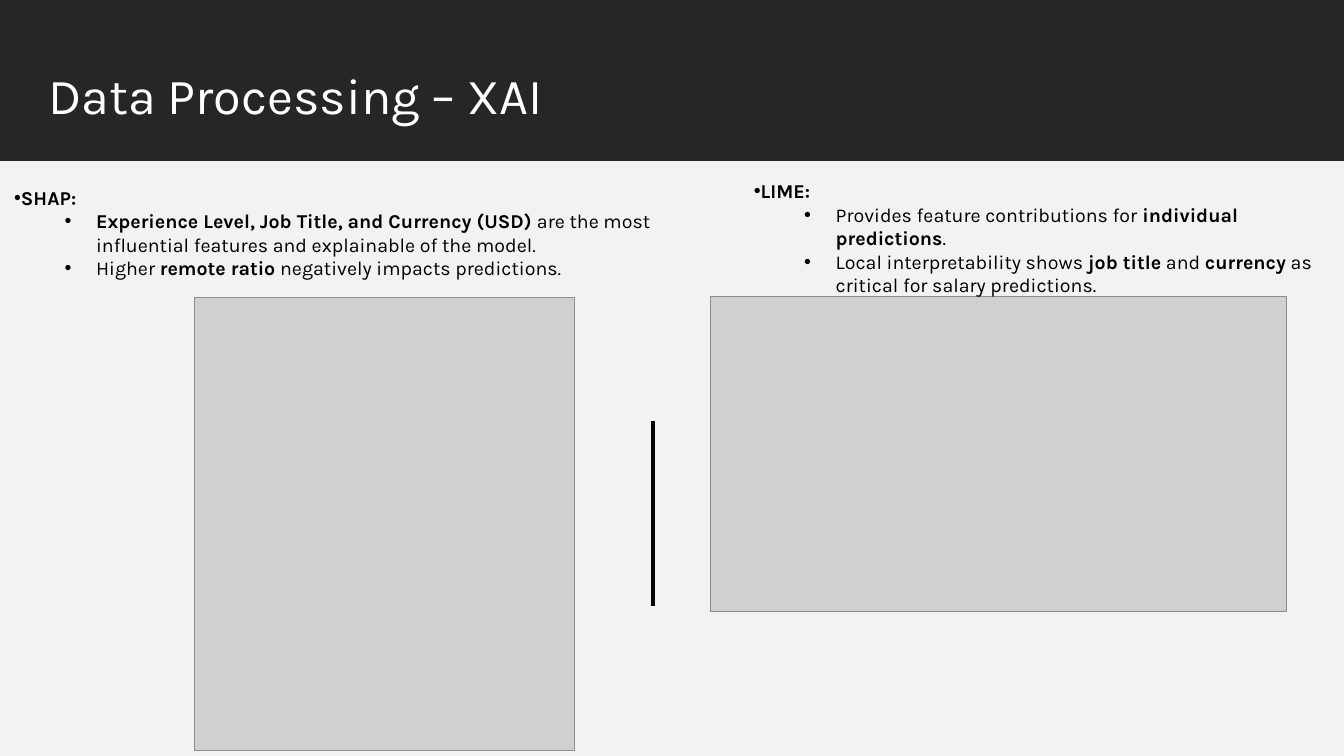
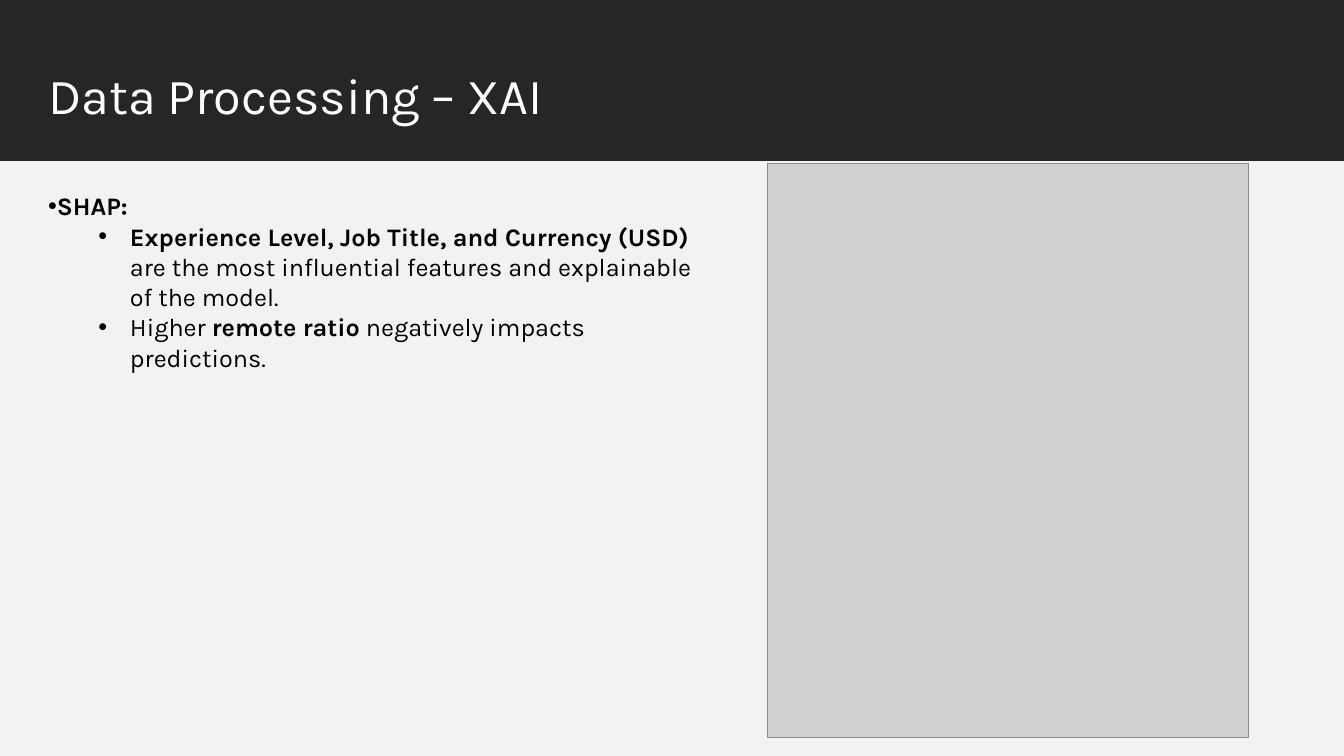
Before and after one commit to isnotJack/AI-project, a slide deck: slide 28 of slide.pptx (slide 19 before the commit). Drawn at 1344x756 pixels with LibreOffice and Linux fonts; fonts in the diff are those of the drawing; grey boxes stand for pictures. Boxes give left, top, right and bottom in pixels: in the first picture for what was removed or moved away, otherwise in the second. Text is boxed around its words. In the diff, an @@ line names an element or a change of style, - is before the commit and + after.

```diff
--- a/slide.pptx
+++ b/slide.pptx
@@ picture: place and size @@
-picture at [195, 297, 575, 750]
+picture at [767, 163, 1249, 737]
@@ text "SHAP:": place and size @@
-text "SHAP:" at [21, 192, 650, 280]
+text "SHAP:" at [57, 198, 691, 342]
@@ text "SHAP:" at [57, 198, 691, 342]: size 14 to 18 pt @@
@@ text removed at [761, 185, 1312, 297] @@
-• LIME:
-  • Provides feature contributions for individual predictions.
-  • Local interpretability shows job title and currency as critical for salary predictions.
@@ picture removed at [710, 296, 1287, 612] @@
@@ line removed from (652, 421) to (652, 606) @@
```
Also in this commit, not shown: 5 other slides changed, 9 slides added, 5 other files.
